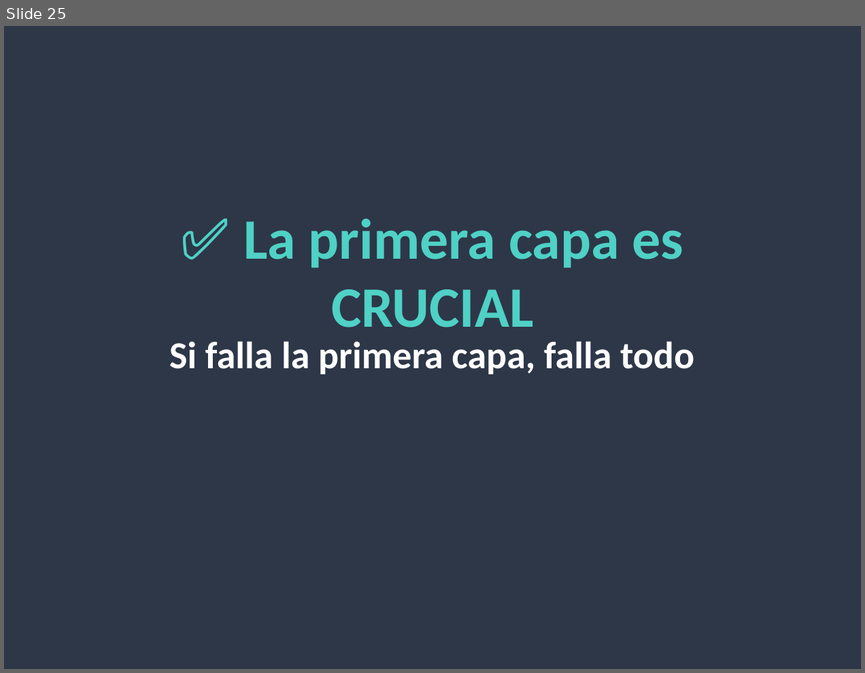
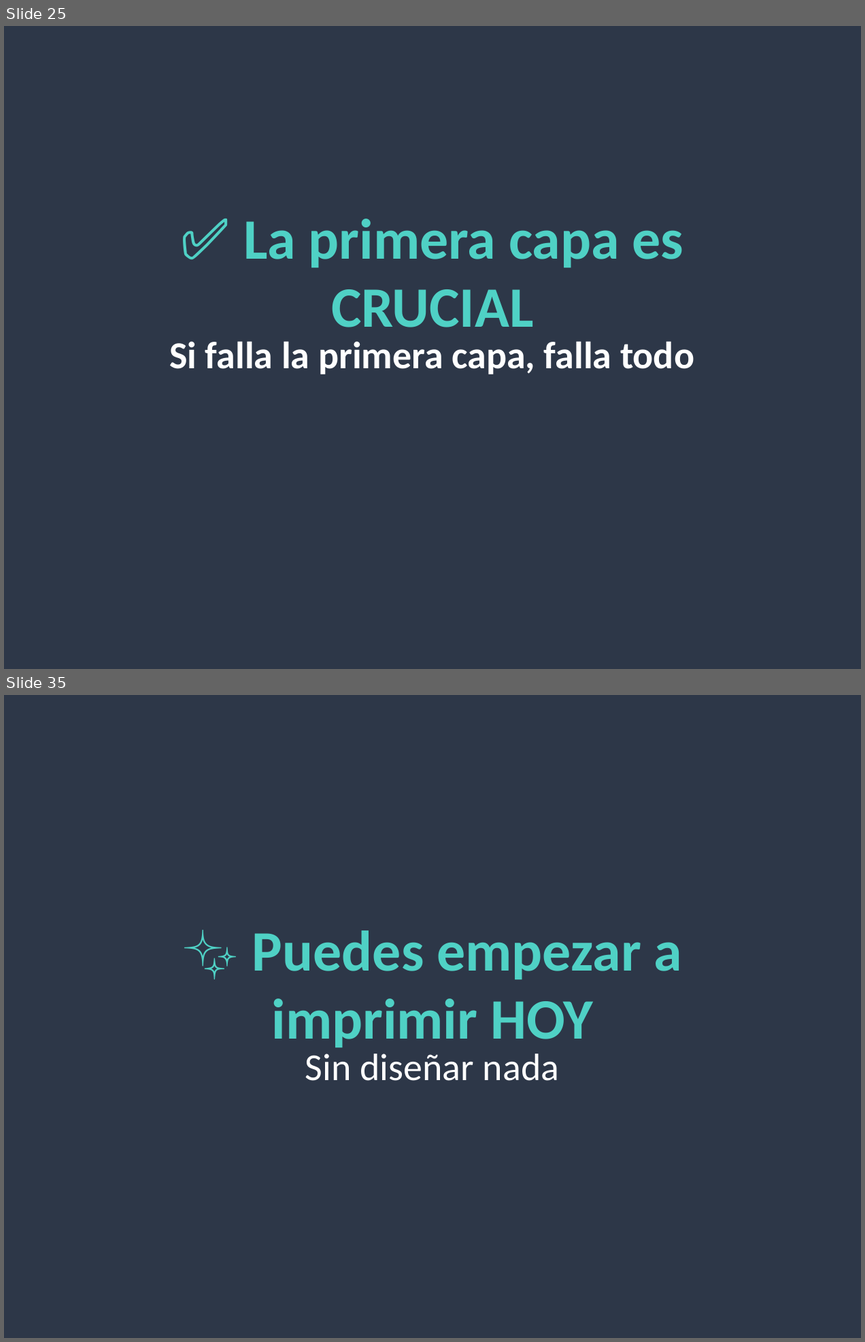
Before and after one commit to vurokrazia/vurokrazia, a slide deck: presentacion/Impresion3D_Vurokrazia_Completa.pptx. Shown one above the other, each under a label of ours: slide 25 before the commit, slides 25 and 35 after it; the slides between them are not shown. The pictures are 865x673 and 865x1342 pixels, drawn with LibreOffice and Linux fonts; fonts in the diff are those of the drawing. Boxes give left, top, right and bottom in pixels: in the first picture for what was removed or moved away, otherwise in the second. Text is boxed around its words. In the diff, an @@ line names an element or a change of style, - is before the commit and + after.

```diff
--- a/presentacion/Impresion3D_Vurokrazia_Completa.pptx
+++ b/presentacion/Impresion3D_Vurokrazia_Completa.pptx
@@ slide 35 added at bbox=[4, 695, 861, 1338], background #2D3748 @@
@@ text added at bbox=[252, 930, 682, 1047], 48 pt, text #4FD1C5, bold @@
+✨ Puedes empezar a imprimir HOY
@@ text added at bbox=[305, 1053, 559, 1081], 32 pt, text #FFFFFF @@
+Sin diseñar nada
```
Also in this commit, not shown: 44 other slides added.
